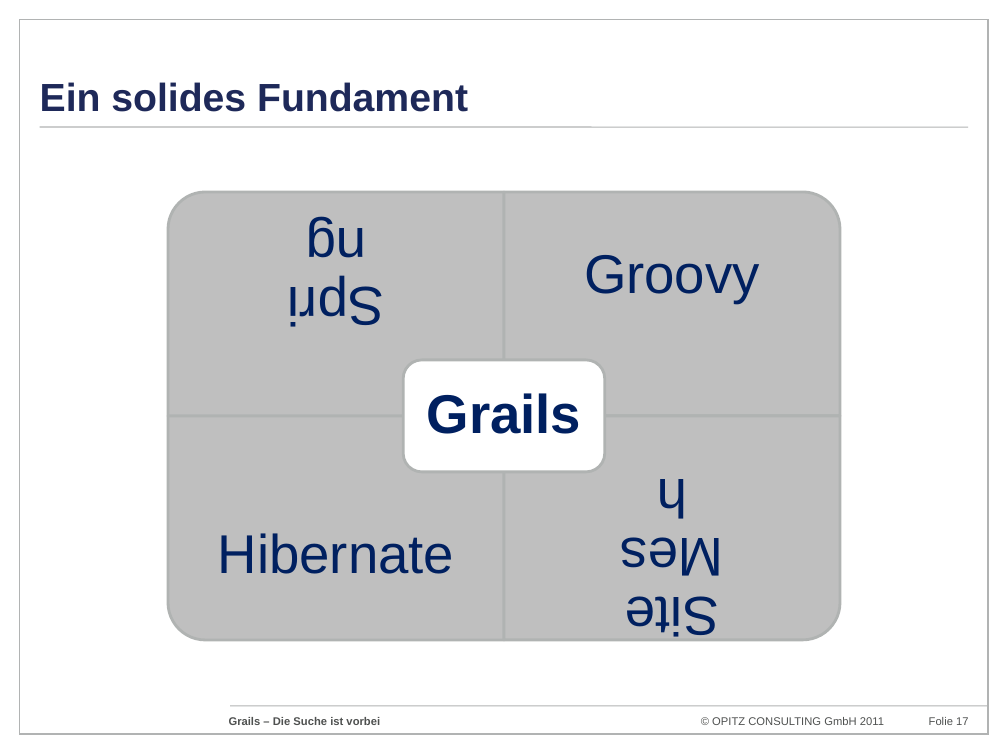
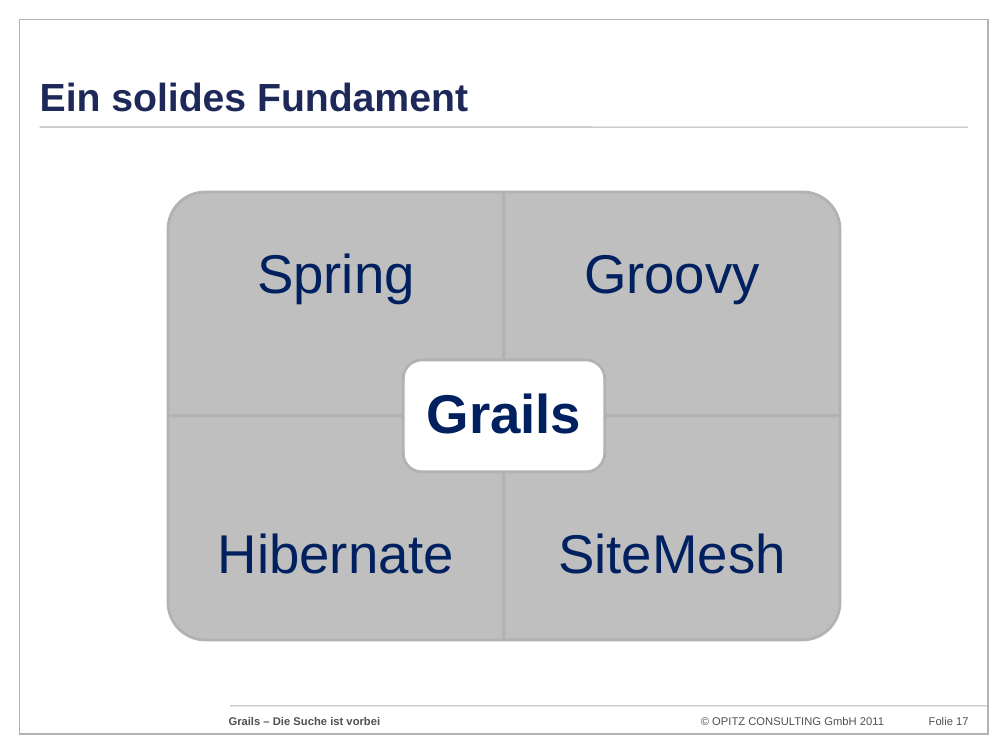
Before and after one commit to codescape/presentations, a slide deck: slide 17 of grails-die-suche-ist-vorbei/grails-doagkonferenz-2011.pptx. Drawn at 1008x756 pixels with LibreOffice and Linux fonts; fonts in the diff are those of the drawing; background and template pictures are left out. Boxes give left, top, right and bottom in pixels: in the first picture for what was removed or moved away, otherwise in the second. Text is boxed around its words. In the diff, an @@ line names an element or a change of style, - is before the commit and + after.

```diff
--- a/grails-die-suche-ist-vorbei/grails-doagkonferenz-2011.pptx
+++ b/grails-die-suche-ist-vorbei/grails-doagkonferenz-2011.pptx
@@ text "Spring": place and size @@
-text "Spring" at bbox=[252, 108, 420, 444]
+text "Spring" at bbox=[257, 253, 415, 303]
@@ text "Spring" at bbox=[257, 253, 415, 303]: rotation 180 to 0 degrees @@
@@ text "SiteMesh" at bbox=[558, 533, 785, 574]: rotation 180 to 0 degrees @@
@@ text "SiteMesh": place and size @@
-text "SiteMesh" at bbox=[588, 388, 756, 724]
+text "SiteMesh" at bbox=[558, 533, 785, 574]
```
Also in this commit, not shown: 6 other slides changed, 1 slide added.
